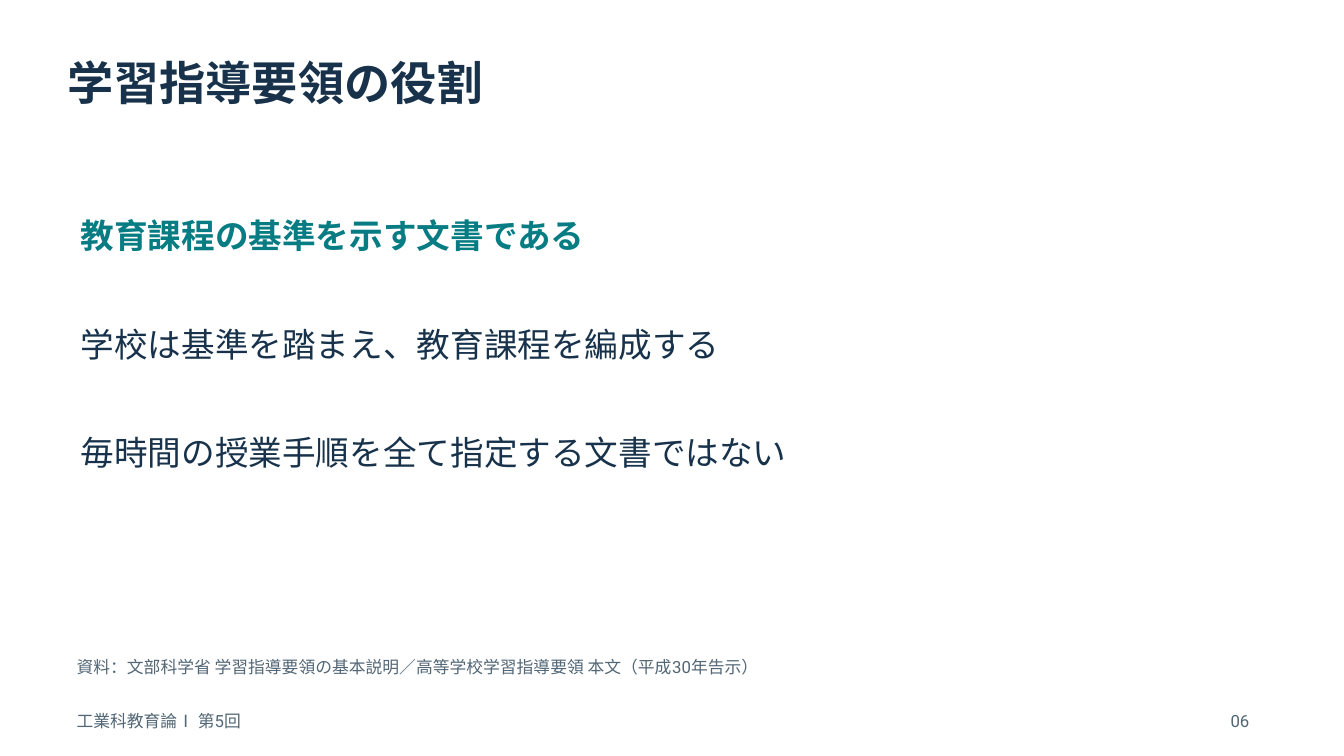
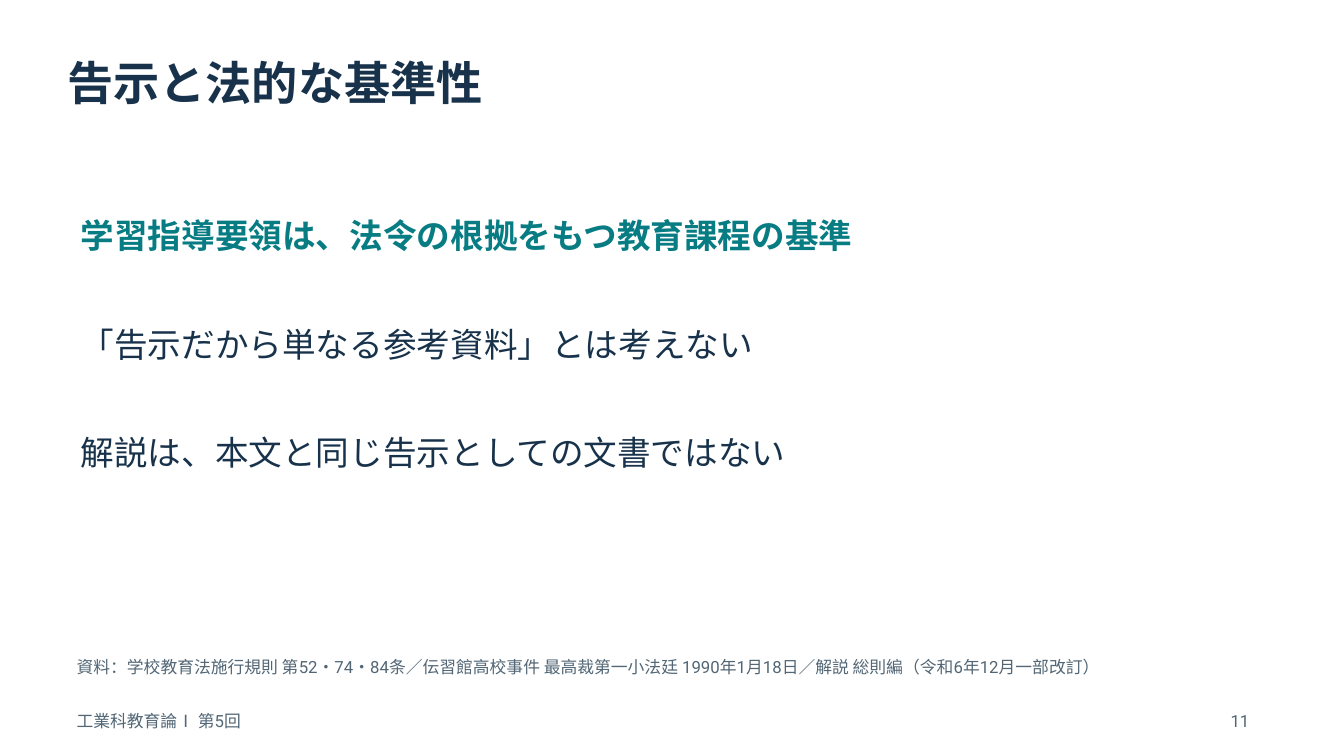
Before and after one commit to zooc-14calbp/industrial-education-i, a slide deck: slide 11 of lessons/05/slides.pptx (slide 6 before the commit). Drawn at 1344x756 pixels with LibreOffice and Linux fonts; fonts in the diff are those of the drawing. Boxes give left, top, right and bottom in pixels: in the first picture for what was removed or moved away, otherwise in the second. Text is boxed around its words. In the diff, an @@ line names an element or a change of style, - is before the commit and + after.

```diff
--- a/lessons/05/slides.pptx
+++ b/lessons/05/slides.pptx
@@ text at (67, 60, 483, 105): text changed @@
-学習指導要領の役割
+告示と法的な基準性
@@ text at (81, 219, 852, 251): text changed @@
-教育課程の基準を示す文書である
+学習指導要領は、法令の根拠をもつ教育課程の基準
@@ text at (81, 328, 753, 360): text changed @@
-学校は基準を踏まえ、教育課程を編成する
+「告示だから単なる参考資料」とは考えない
@@ text at (81, 436, 786, 468): text changed @@
-毎時間の授業手順を全て指定する文書ではない
+解説は、本文と同じ告示としての文書ではない
@@ text at (77, 659, 1100, 675): text changed @@
-資料：文部科学省 学習指導要領の基本説明／高等学校学習指導要領 本文（平成30年告示）
+資料：学校教育法施行規則 第52・74・84条／伝習館高校事件 最高裁第一小法廷 1990年1月18日／解説 総則編（令和6年12月一部改訂）
@@ text at (1231, 715, 1250, 727): text changed @@
-06
+11
```
Also in this commit, not shown: 30 other slides changed, 6 slides added, 6 other files.
